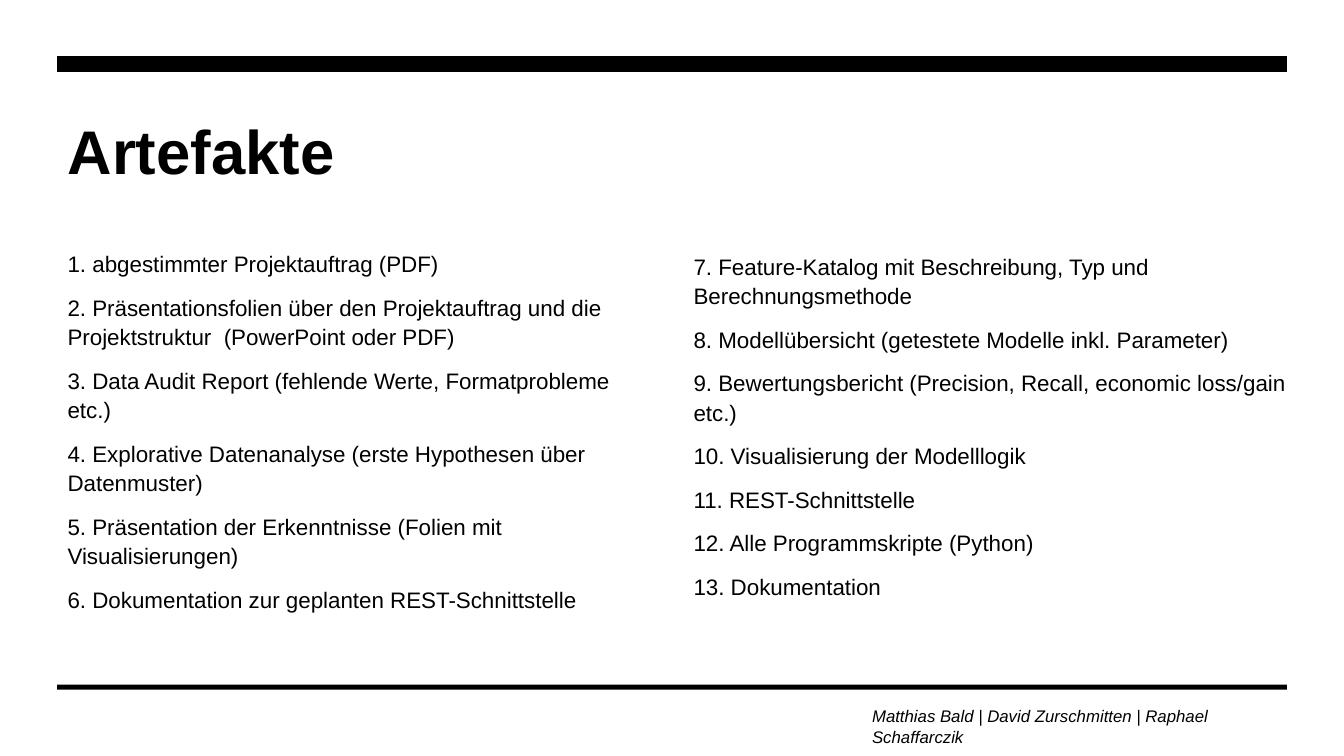
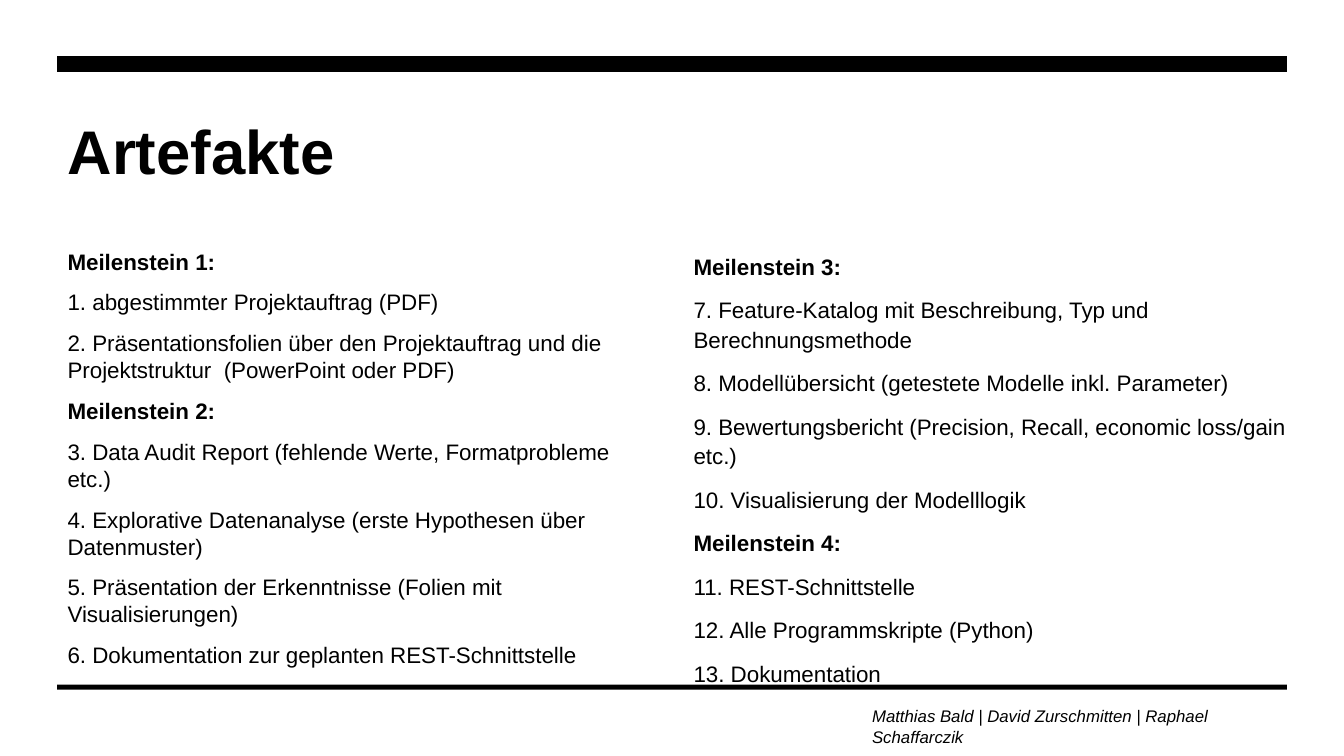
Before and after one commit to zurdavid/projektpraktikum-datascience, a slide deck: slide 12 of präsentationen/Abschlusspräsentation_Entwurf.pptx (slide 13 before the commit). Drawn at 1344x756 pixels with LibreOffice and Linux fonts; fonts in the diff are those of the drawing. Boxes give left, top, right and bottom in pixels: in the first picture for what was removed or moved away, otherwise in the second. Text is boxed around its words. In the diff, an @@ line names an element or a change of style, - is before the commit and + after.

```diff
--- a/präsentationen/Abschlusspräsentation_Entwurf.pptx
+++ b/präsentationen/Abschlusspräsentation_Entwurf.pptx
@@ text at (68,253,215,271): paragraph added @@
+Meilenstein 1:
@@ text at (694,258,841,276): paragraph added @@
+Meilenstein 3:
@@ text at (68,293,610,668): line spacing 1.1 to 1 @@
@@ text at (68,402,215,420): paragraph added @@
+Meilenstein 2:
@@ text at (694,534,841,552): paragraph added @@
+Meilenstein 4:
```
Also in this commit, not shown: 9 other slides changed, 4 slides added, 4 slides removed, 2 other files.
